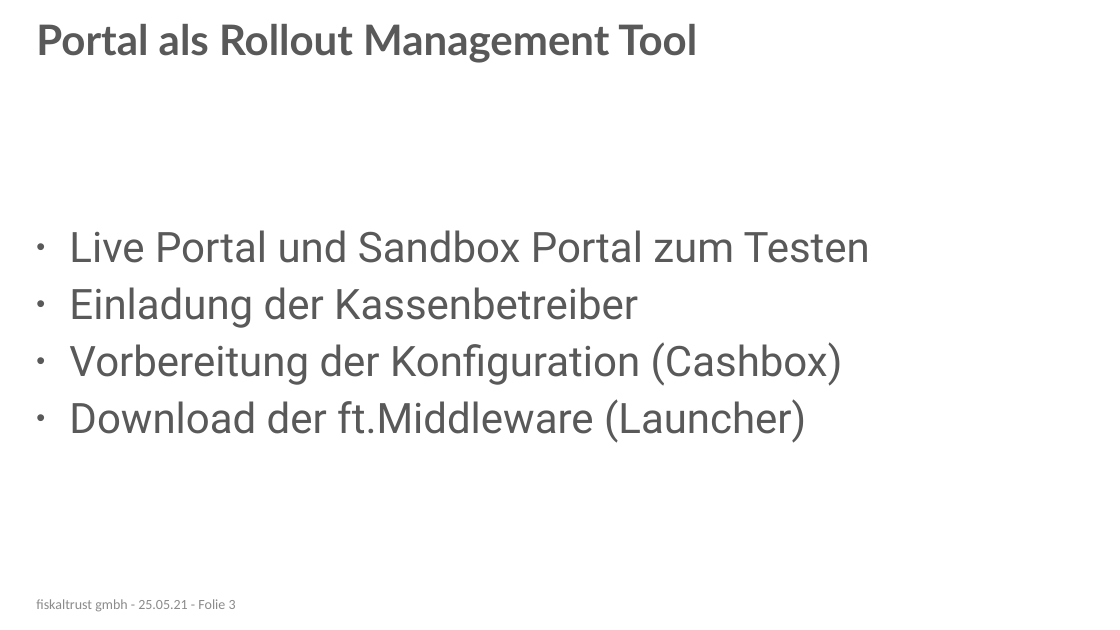
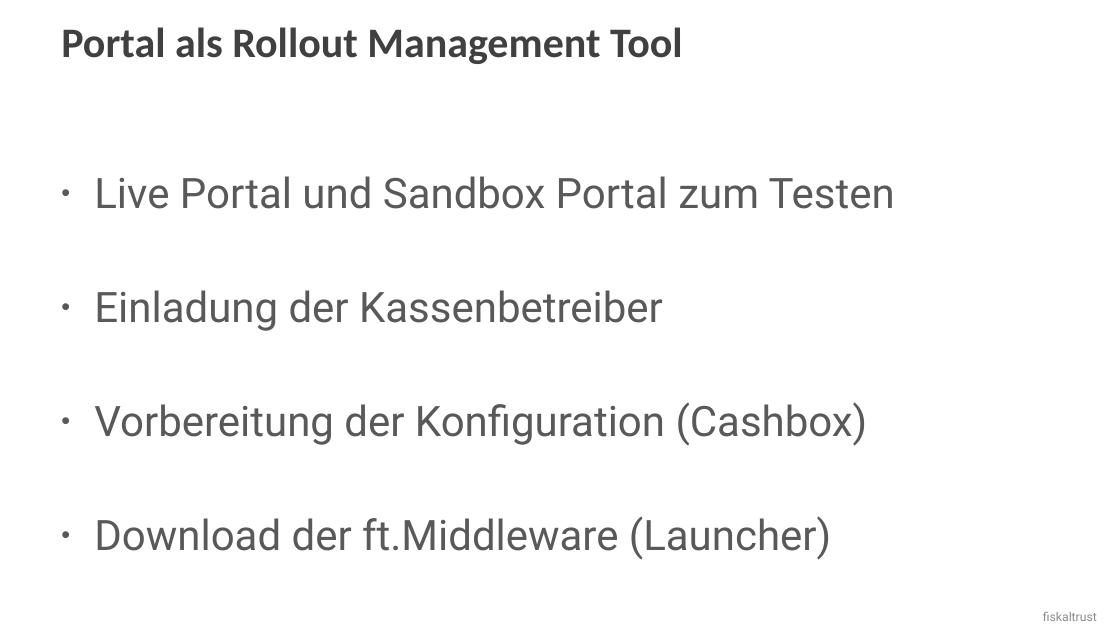
Before and after one commit to fiskaltrust/getting-started, a slide deck: slide 4 of posdealers/presentations/tech/media/posdealer-tech-rollout.pptx (slide 3 before the commit). Drawn at 1120x630 pixels with LibreOffice and Linux fonts; fonts in the diff are those of the drawing; background and template pictures are left out. Boxes give left, top, right and bottom in pixels: in the first picture for what was removed or moved away, otherwise in the second. Text is boxed around its words. In the diff, an @@ line names an element or a change of style, - is before the commit and + after.

```diff
--- a/posdealers/presentations/tech/media/posdealer-tech-rollout.pptx
+++ b/posdealers/presentations/tech/media/posdealer-tech-rollout.pptx
@@ title "Portal als Rollout Management Tool": place and size @@
-title "Portal als Rollout Management Tool" at [36,24,697,63]
+title "Portal als Rollout Management Tool" at [61,27,683,64]
@@ title "Portal als Rollout Management Tool" at [61,27,683,64]: font Lato to Calibri, text colour #595959 to #404040; vertical alignment middle to top @@
@@ text "Live Portal und Sandbox Portal ..." rewrapped from [69,230,870,443] to [94,176,895,560] @@
@@ text removed at [36,599,236,612] @@
-fiskaltrust gmbh - 25.05.21 - Folie 3
@@ text added at [1043,612,1097,621], 10.5 pt, text #8C8C8C @@
+fiskaltrust
```
Also in this commit, not shown: 9 other slides changed, 2 slides added, 2 slides removed, 3 other files.
